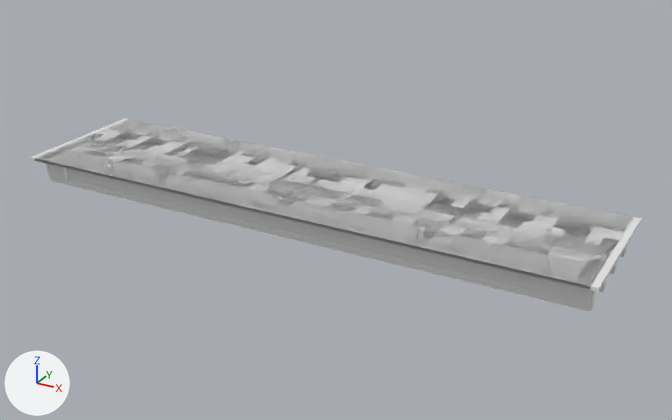
Two versions of the OBJ model IFC/PSC/Mumbai/Sup_Str/M_45_3L_NF_P/model.obj, one commit apart.
Rendered twice from a 50 mm lens placed at (55.4, -51.7, 26.4), pointed at (24.3, 4.7, -1.8). The axes (+X, +Y, +Z) are drawn at lower left. The lights are the same throughout. The older version comes first. Where no turn or scale is listed for an object, it has been applied to the vertices. Vertices at exactly the same position are counted once.

Names of what the first picture shows: 'model'.
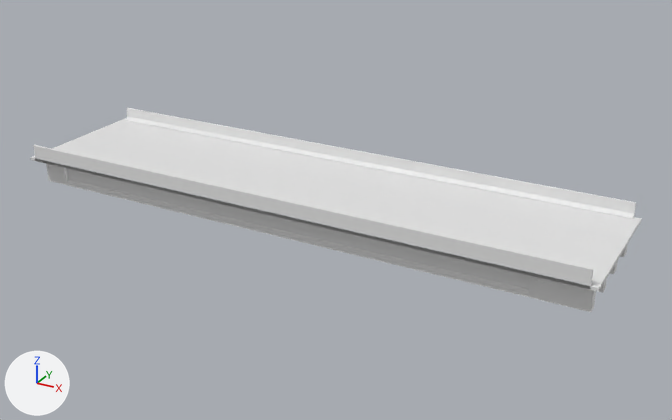
Edits to the bpy script that builds the scene:
```text
Change me_model:
    used by ob_model
    remove me_model.from_pydata(...)  # 8176 vertices, 24804 faces; spans x -0.5..45.5, y -1.4..10.1, z -2.3..0.0
    add me_model.from_pydata(...)  # 8208 vertices, 24850 faces; spans x -0.5..45.5, y -1.4..10.1, z -2.3..1.1
    me_model part 1
    18 vertices are added at x 0.0..45.0, y -1.4..10.1, z 0.0..1.1
    14 new vertices lie (45.0, 0.0, 0.0) away from vertices in x 0.0, y -1.3..9.9, z 0.0..1.1
    46 new faces join them
```

Changed parts and their boxes [x1, y1, x2, y2] in the pictures (672 x 420 px):
'model', reshaped: before [31, 119, 642, 312]; after [31, 108, 642, 312]
part 1 of me_model, added: after [33, 108, 636, 286]
